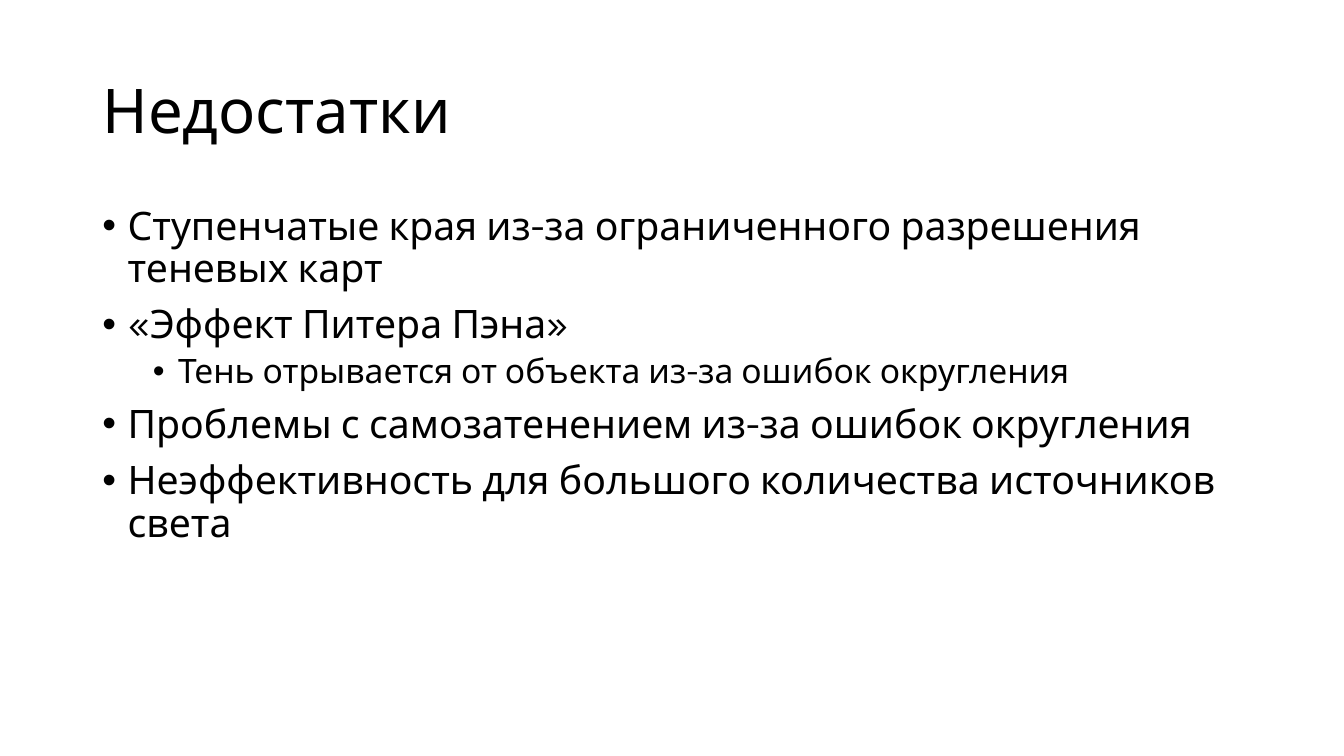
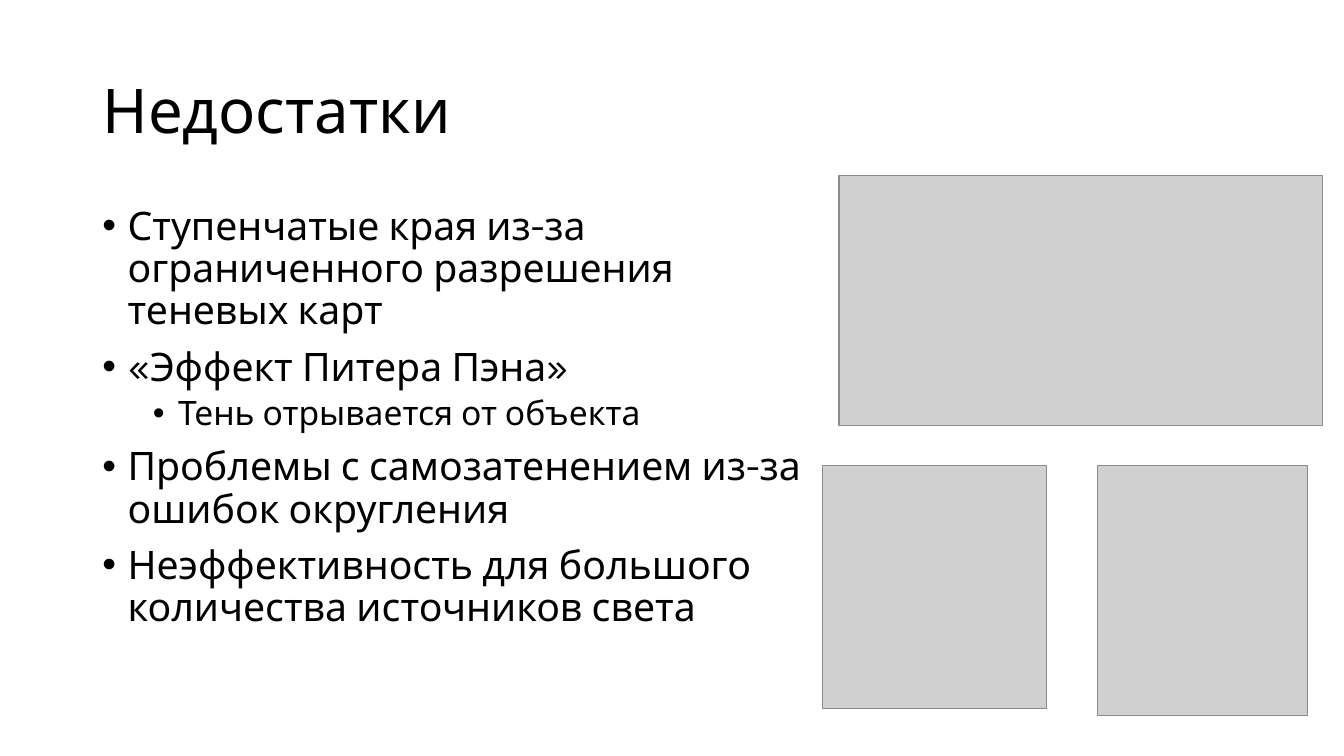
Before and after one commit to alexey-malov/cg-course, a slide deck: slide 45 of lectures/11/11 - Визуализация теней.pptx (slide 47 before the commit). Drawn at 1344x756 pixels with LibreOffice and Linux fonts; fonts in the diff are those of the drawing; grey boxes stand for pictures. Boxes give left, top, right and bottom in pixels: in the first picture for what was removed or moved away, otherwise in the second. Text is boxed around its words. In the diff, an @@ line names an element or a change of style, - is before the commit and + after.

```diff
--- a/lectures/11/11 - Визуализация теней.pptx
+++ b/lectures/11/11 - Визуализация теней.pptx
@@ picture added at [839, 175, 1323, 425] @@
@@ text at [178, 399, 640, 433]: text changed @@
-  • Тень отрывается от объекта из-за ошибок округления
+  • Тень отрывается от объекта
@@ picture added at [823, 466, 1047, 709] @@
@@ picture added at [1098, 466, 1308, 716] @@
```
Also in this commit, not shown: 12 other slides changed, 6 slides added, 8 slides removed, 1 other file.
